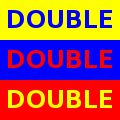
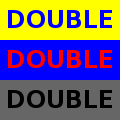
The second w=120, h=120 image is a revision of the first. Changes to its layers:
moved "DOUBLE #2" above "Background", painted on it over left=8, top=90, right=112, bottom=108
painted on "Background" over left=0, top=80, right=120, bottom=120
